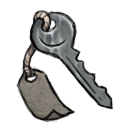
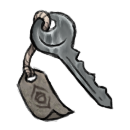
Layer changes from the first 130 × 130 image to the second:
added layer "Paint Layer 4" above "Paint Layer 3" over box(30, 81, 54, 110)
